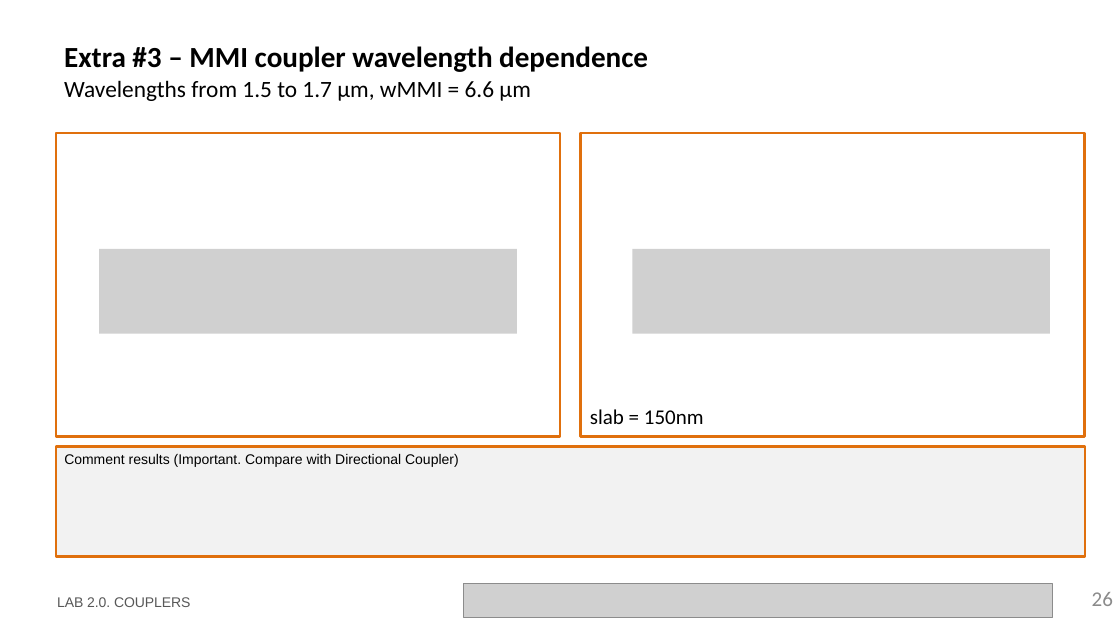
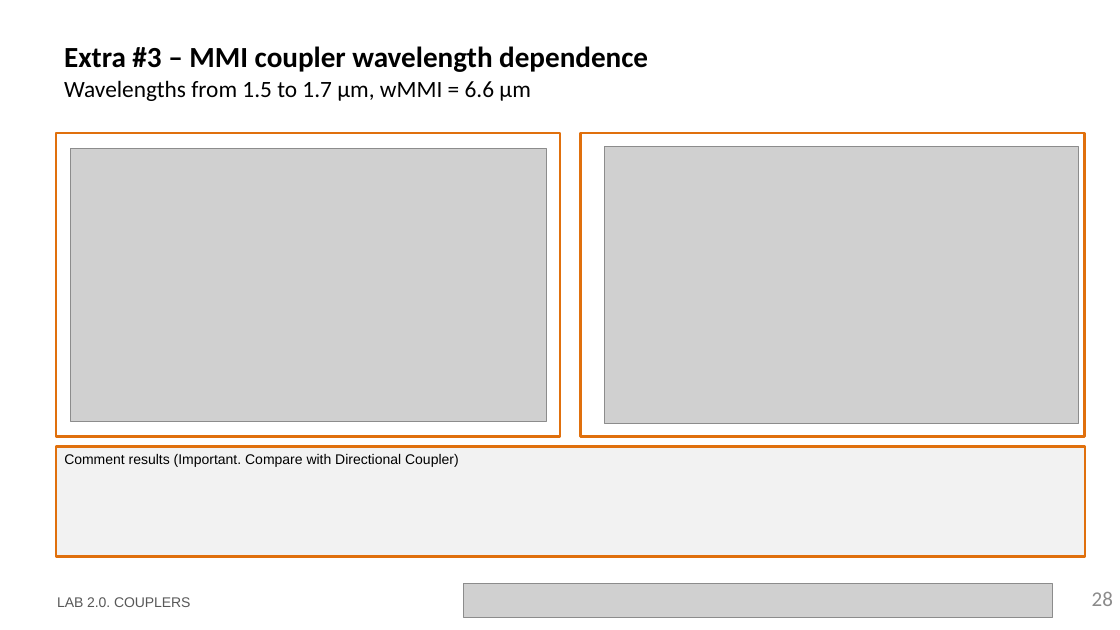
Before and after one commit to ltorjua/cifoin-lab2, a slide deck: slide 28 of LabBook_20.pptx (slide 26 before the commit). Drawn at 1120x630 pixels with LibreOffice and Linux fonts; fonts in the diff are those of the drawing; grey boxes stand for pictures; background and template pictures are left out. Boxes give left, top, right and bottom in pixels: in the first picture for what was removed or moved away, otherwise in the second. Text is boxed around its words. In the diff, an @@ line names an element or a change of style, - is before the commit and + after.

Commit message:
extra 1 + extra 2 redactado

```diff
--- a/LabBook_20.pptx
+++ b/LabBook_20.pptx
@@ picture added at (x1=70, y1=149, x2=547, y2=421) @@
@@ picture added at (x1=604, y1=146, x2=1078, y2=423) @@
@@ picture removed at (x1=99, y1=249, x2=517, y2=334) @@
@@ picture removed at (x1=633, y1=249, x2=1050, y2=334) @@
@@ text removed at (x1=590, y1=409, x2=704, y2=424) @@
-slab = 150nm
@@ page number at (x1=1092, y1=592, x2=1113, y2=606): text changed @@
-26
+28
```
Also in this commit, not shown: 3 other slides changed, 2 slides added, 1 other file.
